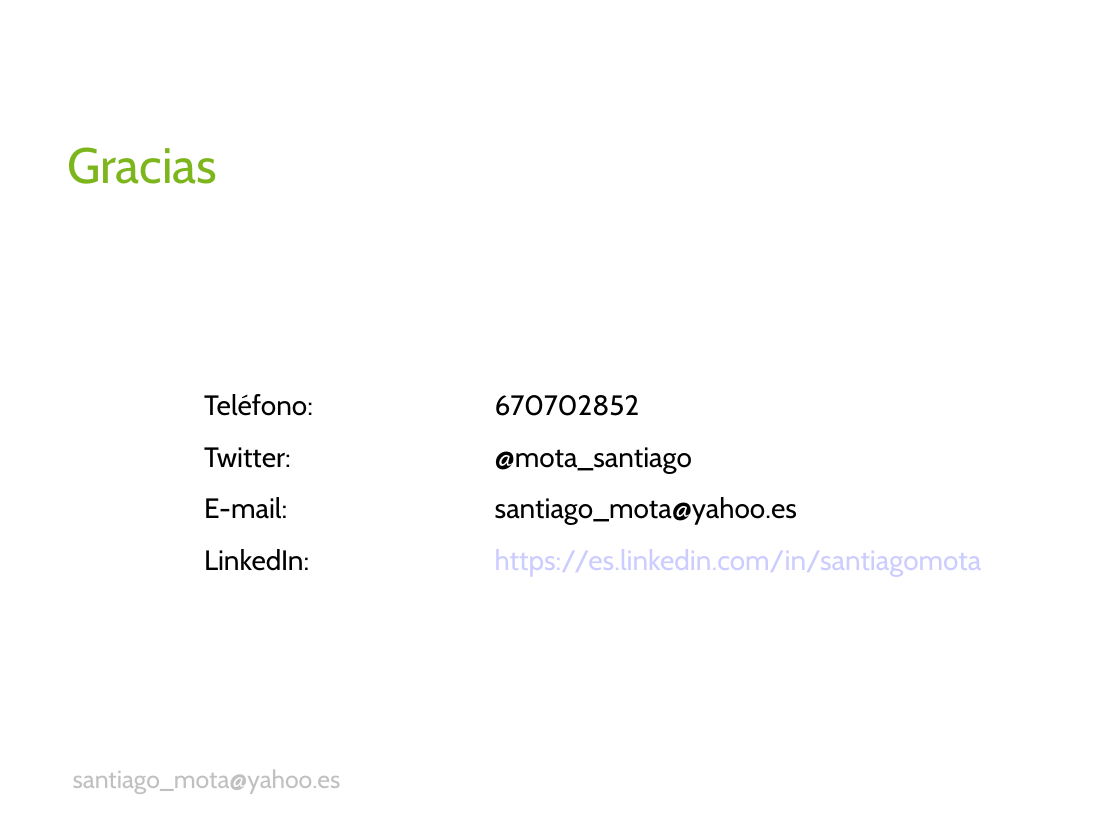
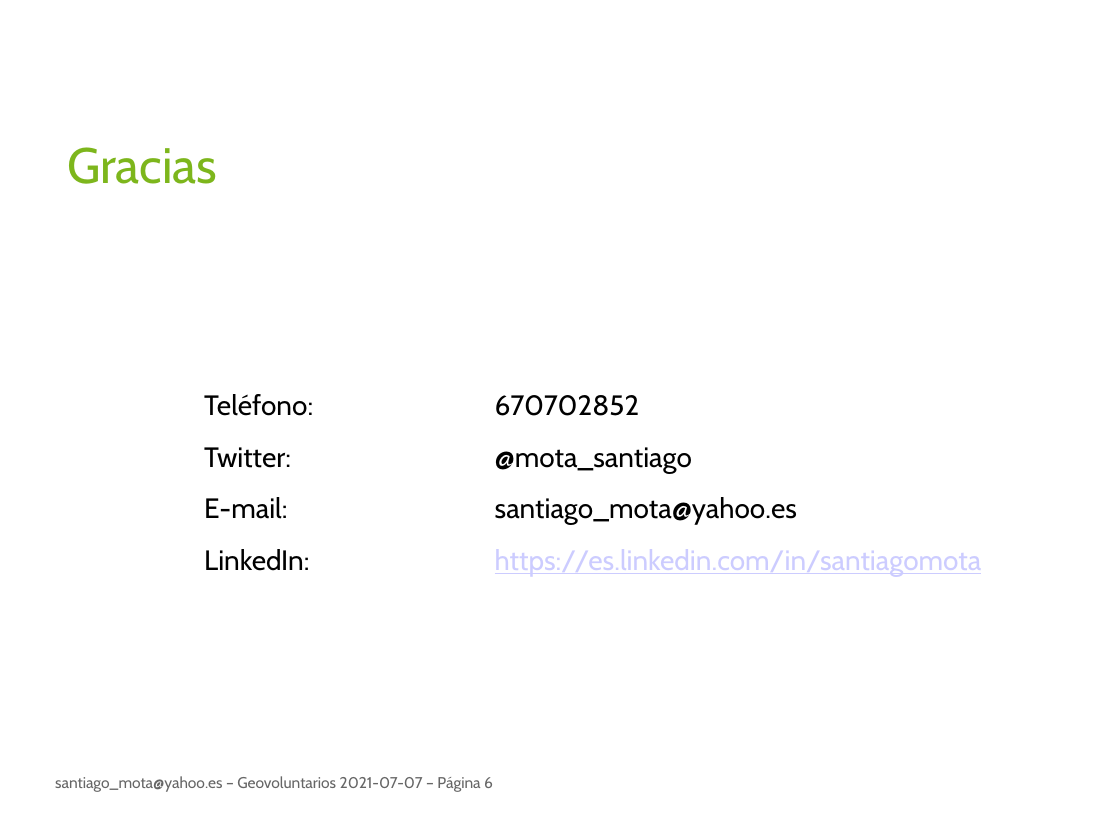
Before and after one commit to santiagomota/Geovoluntarios, a slide deck: slide 6 of Geovoluntarios_2021-07-07.ppt. Drawn at 1120x840 pixels with LibreOffice and Linux fonts; fonts in the diff are those of the drawing. Boxes give left, top, right and bottom in pixels: in the first picture for what was removed or moved away, otherwise in the second. Text is boxed around its words. In the diff, an @@ line names an element or a change of style, - is before the commit and + after.

```diff
--- a/Geovoluntarios_2021-07-07.ppt
+++ b/Geovoluntarios_2021-07-07.ppt
@@ text "Teléfono: 670702852" at (204,394,982,577): underline on in "https://es.linkedin.com/in/santiagomota"; indent changed @@
@@ text at (55,776,493,792): text changed; size 16 to 10 pt; text colour #C0C0C0 to #666666 @@
-santiago_mota@yahoo.es
+santiago_mota@yahoo.es – Geovoluntarios 2021-07-07 – Página 6
```
Also in this commit, not shown: 4 other slides changed, 2 other files.
